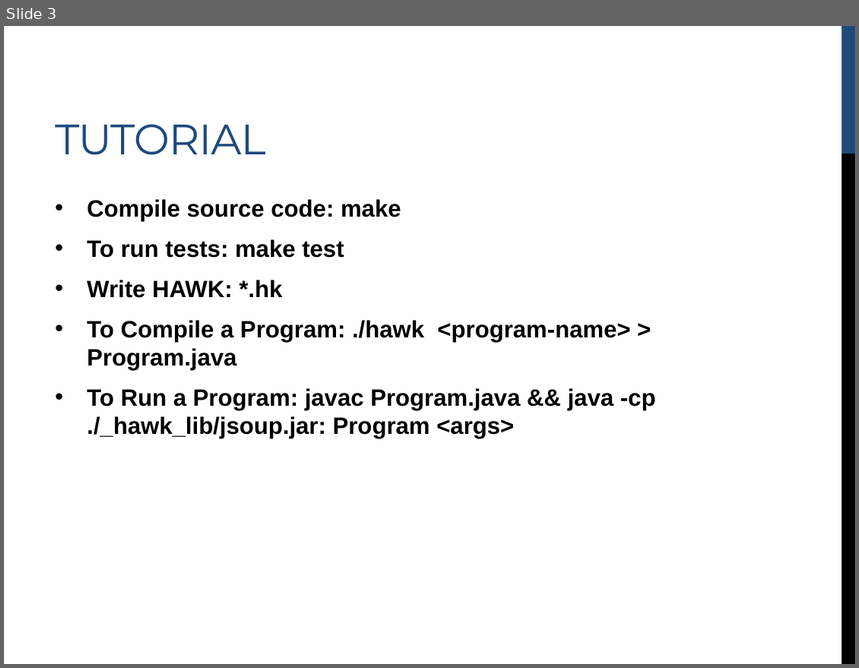
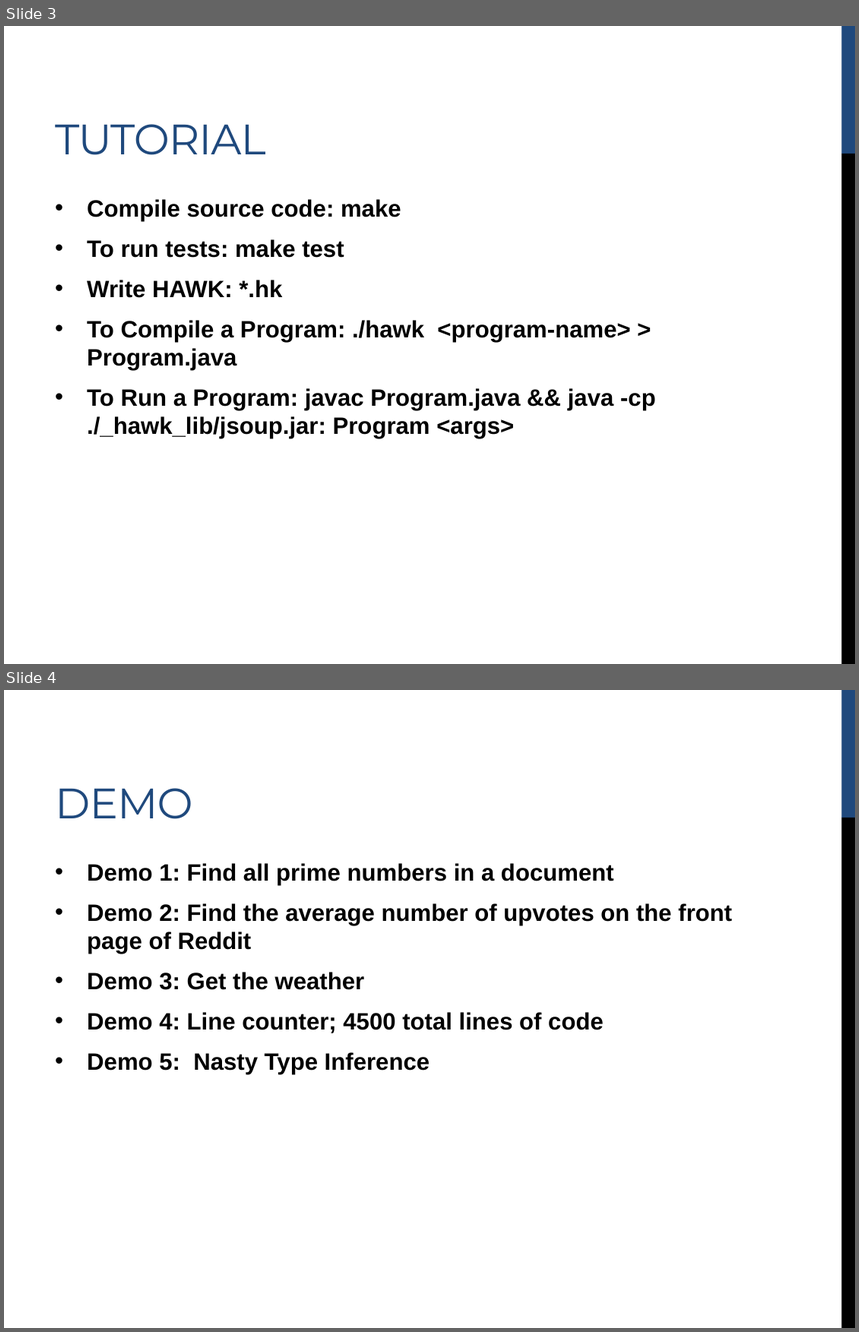
Before and after one commit to G-ram/HAWK, a slide deck: text/HAWK_pres.pptx. Shown one above the other, each under a label of ours: slide 3 before the commit, slides 3 and 4 after it. The pictures are 859x668 and 859x1332 pixels, drawn with LibreOffice and Linux fonts; fonts in the diff are those of the drawing. Boxes give left, top, right and bottom in pixels: in the first picture for what was removed or moved away, otherwise in the second. Text is boxed around its words. In the diff, an @@ line names an element or a change of style, - is before the commit and + after.

```diff
--- a/text/HAWK_pres.pptx
+++ b/text/HAWK_pres.pptx
@@ slide 4 added at [4,690,855,1328], background #FFFFFF; not listed: 2 template elements that a slide beside it also shows @@
@@ title added at [55,788,192,819], 36 pt, text #1F497D @@
+DEMO
@@ text added at [87,863,732,1075], 20 pt, text #000000, bold @@
+• Demo 1: Find all prime numbers in a document
+• Demo 2: Find the average number of upvotes on the front page of Reddit
+• Demo 3: Get the weather
+• Demo 4: Line counter; 4500 total lines of code
+• Demo 5: Nasty Type Inference
```
Also in this commit, not shown: 2 slides changed, 1 other slide added, 1 slide removed, 10 other files.
